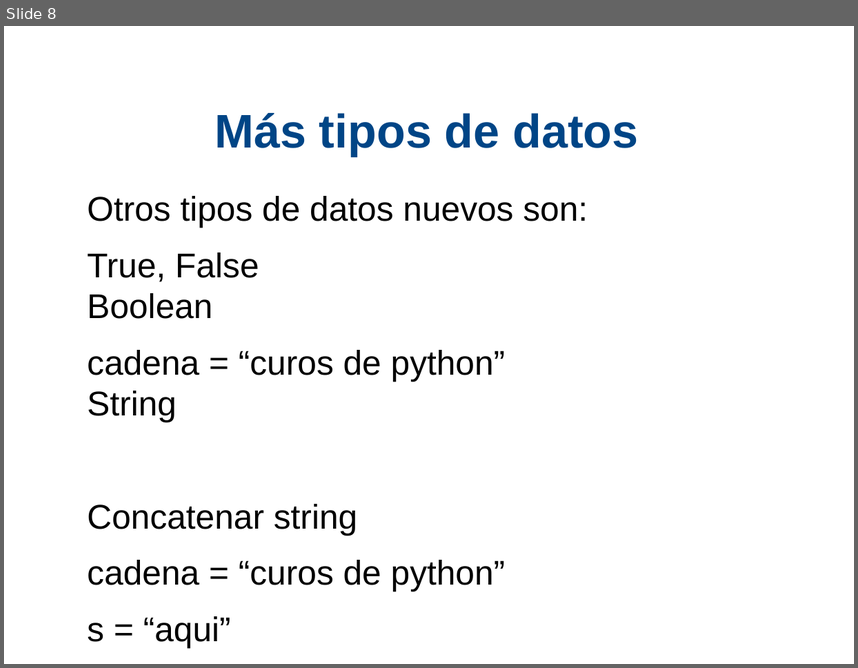
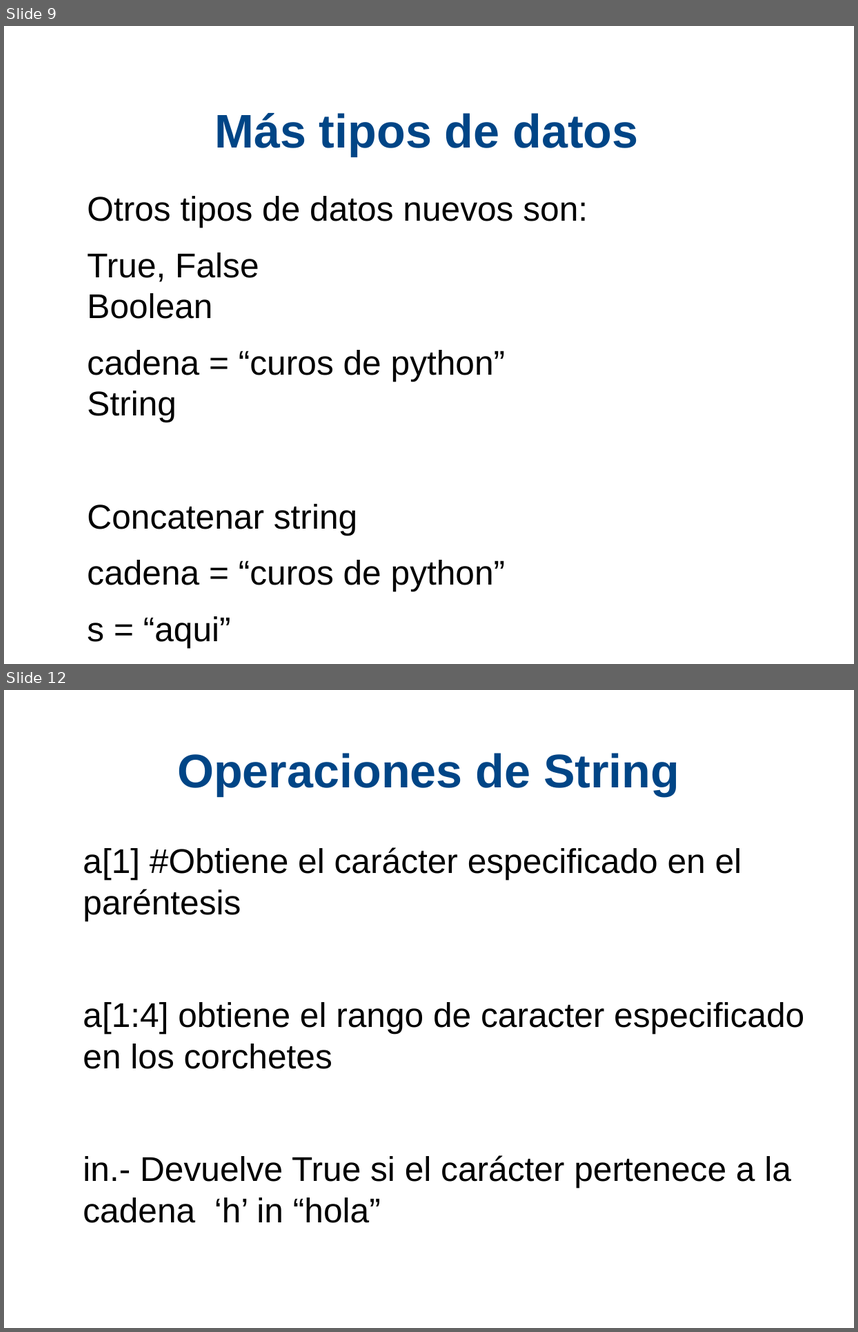
Before and after one commit to xDavidPM/Taller-Python, a slide deck: Python diapositiva.odp. Shown one above the other, each under a label of ours: slide 8 before the commit, slides 9 and 12 after it; the slides between them are not shown. The pictures are 858x668 and 858x1332 pixels, drawn with LibreOffice and Linux fonts; fonts in the diff are those of the drawing; background and template pictures are left out. Boxes give left, top, right and bottom in pixels: in the first picture for what was removed or moved away, otherwise in the second. Text is boxed around its words. In the diff, an @@ line names an element or a change of style, - is before the commit and + after.

```diff
--- a/Python diapositiva.odp
+++ b/Python diapositiva.odp
@@ slide 12 added at bbox=[4, 690, 854, 1328], background #FFFFFF @@
@@ title added at bbox=[177, 753, 680, 796], 44 pt, text #004586, bold @@
+Operaciones de String
@@ text added at bbox=[83, 847, 804, 1223], 32 pt, text #000000 @@
+a[1] #Obtiene el carácter especificado en el paréntesis
+a[1:4] obtiene el rango de caracter especificado en los corchetes
+in.- Devuelve True si el carácter pertenece a la cadena ‘h’ in “hola”
@@ what was slide 8 is now slide 9 @@
```
Also in this commit, not shown: 5 slides changed, 5 other slides added, 1 slide removed, 1 other file.
